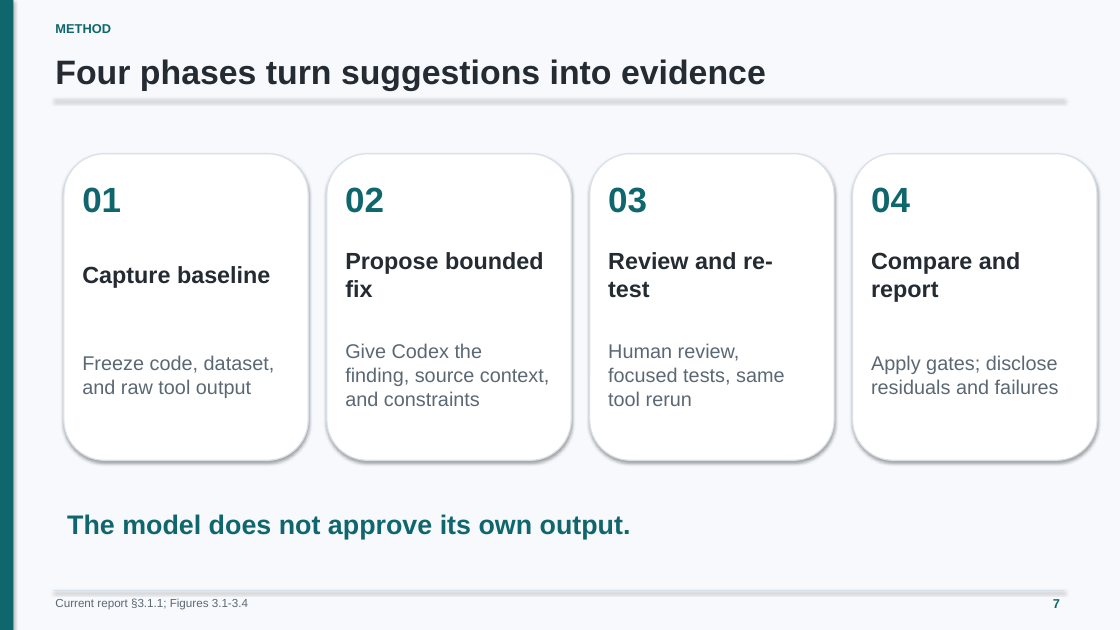
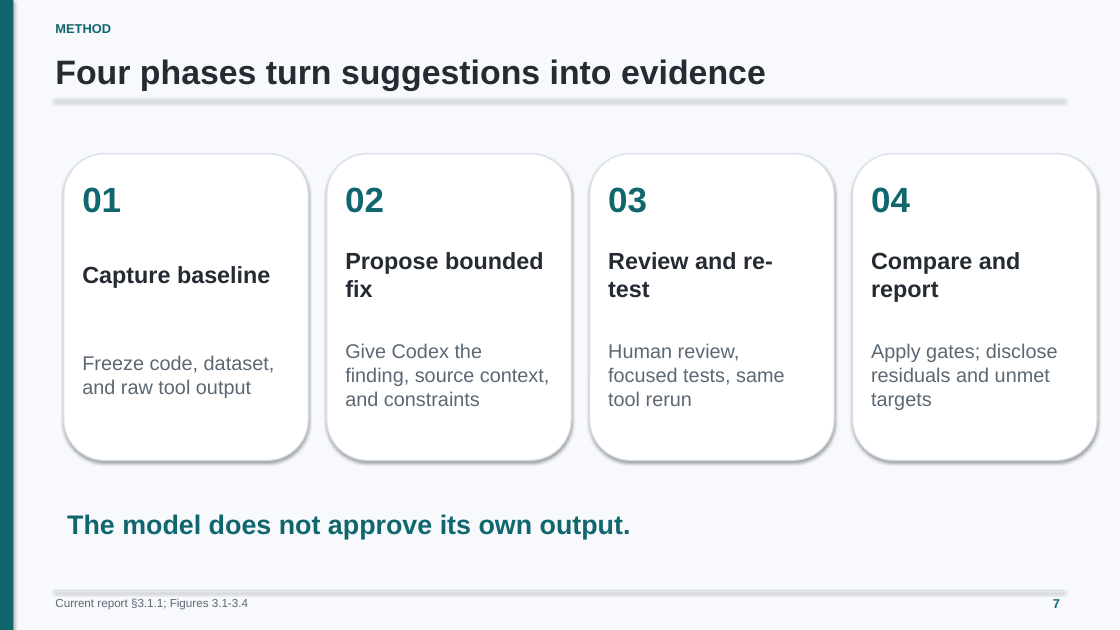
Before and after one commit to minatozaki98/financial-accounting, a slide deck: slide 7 of Document/outputs/final-defense/G6519692_Zaw_Ye_Htut_Ko_Final_Thesis_Defense.pptx. Drawn at 1120x630 pixels with LibreOffice and Linux fonts; fonts in the diff are those of the drawing. Boxes give left, top, right and bottom in pixels: in the first picture for what was removed or moved away, otherwise in the second. Text is boxed around its words. In the diff, an @@ line names an element or a change of style, - is before the commit and + after.

Commit message:
docs: phrase core performance as unmet target in defense

```diff
--- a/Document/outputs/final-defense/G6519692_Zaw_Ye_Htut_Ko_Final_Thesis_Defense.pptx
+++ b/Document/outputs/final-defense/G6519692_Zaw_Ye_Htut_Ko_Final_Thesis_Defense.pptx
@@ text at (871, 343, 1058, 410): text changed @@
-Apply gates; disclose residuals and failures
+Apply gates; disclose residuals and unmet targets
```
Also in this commit, not shown: 5 other slides changed, 2 other files.
